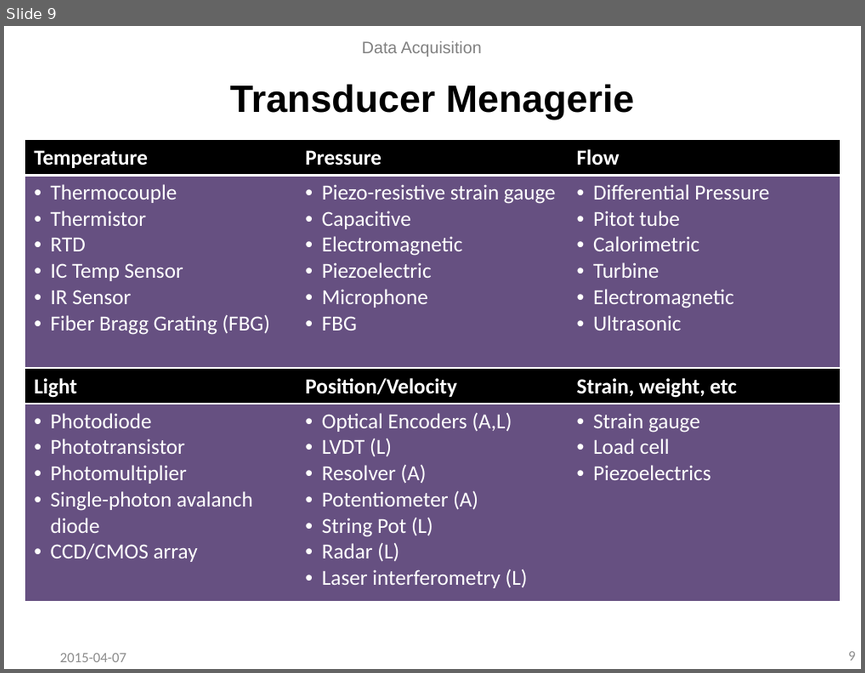
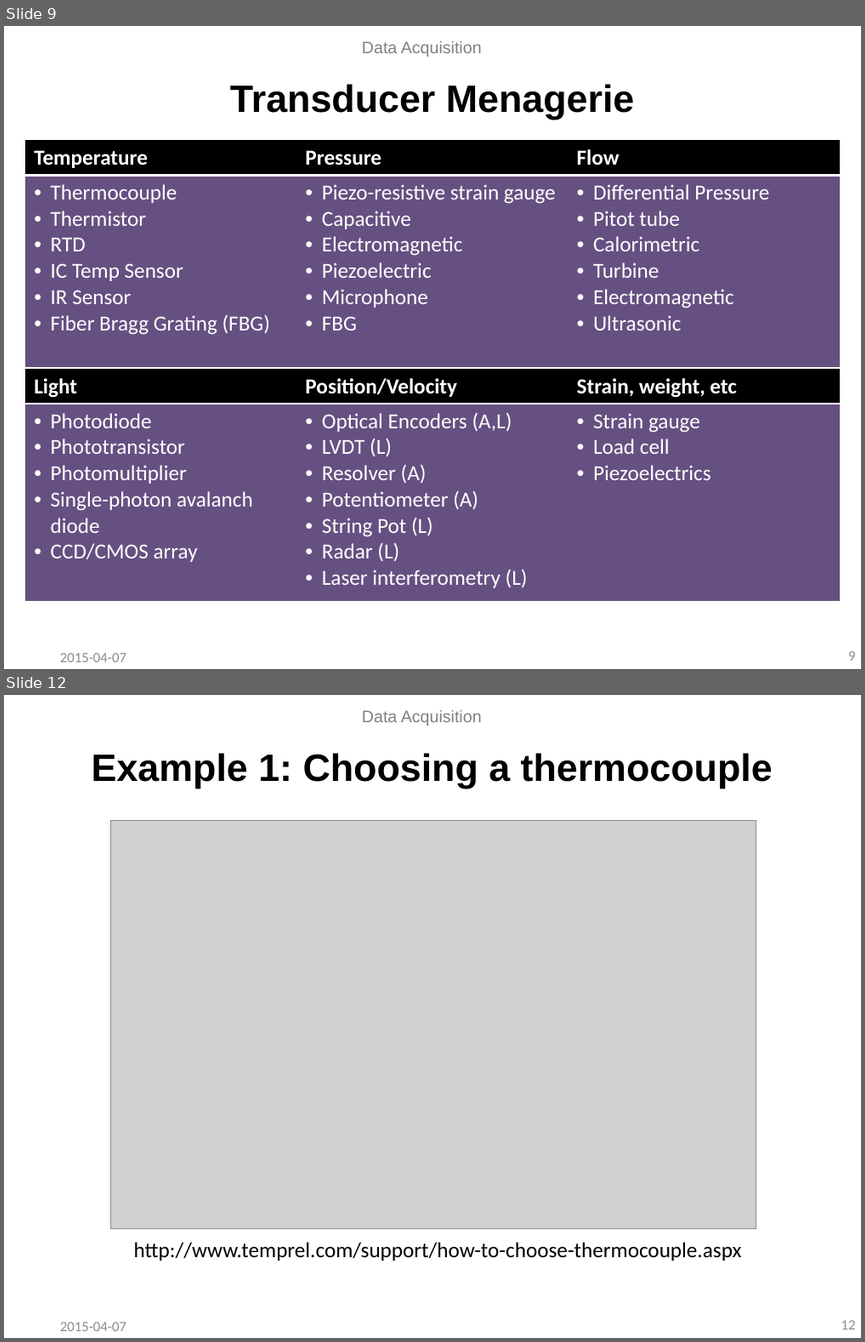
Before and after one commit to ddhanraj/ddhanraj, a slide deck: slides/DAQ.pptx. Shown one above the other, each under a label of ours: slide 9 before the commit, slides 9 and 12 after it; the slides between them are not shown. The pictures are 865x673 and 865x1342 pixels, drawn with LibreOffice and Linux fonts; fonts in the diff are those of the drawing; grey boxes stand for pictures; background and template pictures are left out. Boxes give left, top, right and bottom in pixels: in the first picture for what was removed or moved away, otherwise in the second. Text is boxed around its words. In the diff, an @@ line names an element or a change of style, - is before the commit and + after.

```diff
--- a/slides/DAQ.pptx
+++ b/slides/DAQ.pptx
@@ slide 12 added at bbox=[4, 695, 861, 1338], background picture (left out) @@
@@ text added at bbox=[362, 710, 482, 726], 14 pt, text #808080 @@
+Data Acquisition
@@ title added at bbox=[92, 753, 772, 789], 32 pt, text #000000, bold @@
+Example 1: Choosing a thermocouple
@@ picture added at bbox=[110, 820, 755, 1229] @@
@@ text added at bbox=[134, 1242, 742, 1260], 18 pt, text #000000 @@
+http://www.temprel.com/support/how-to-choose-thermocouple.aspx
@@ text added at bbox=[60, 1321, 126, 1331], 12 pt, text #8C8C8C @@
+2015-04-07
@@ page number added at bbox=[841, 1320, 856, 1329], 12 pt, text #8C8C8C @@
+12
```
Also in this commit, not shown: 1 slide changed, 1 other slide added, 15 other files.
